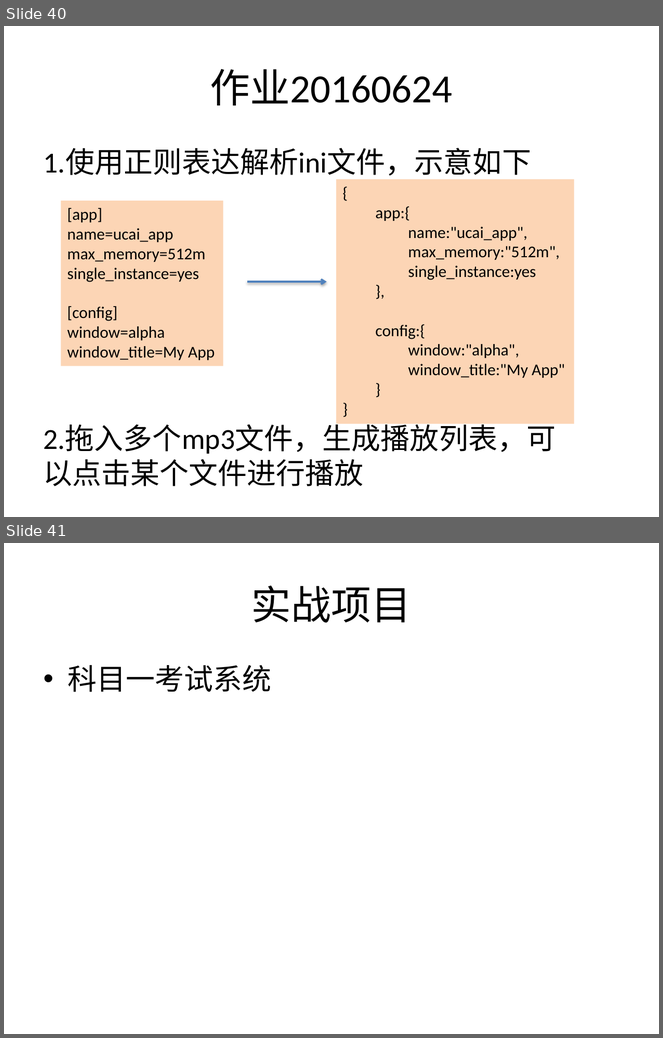
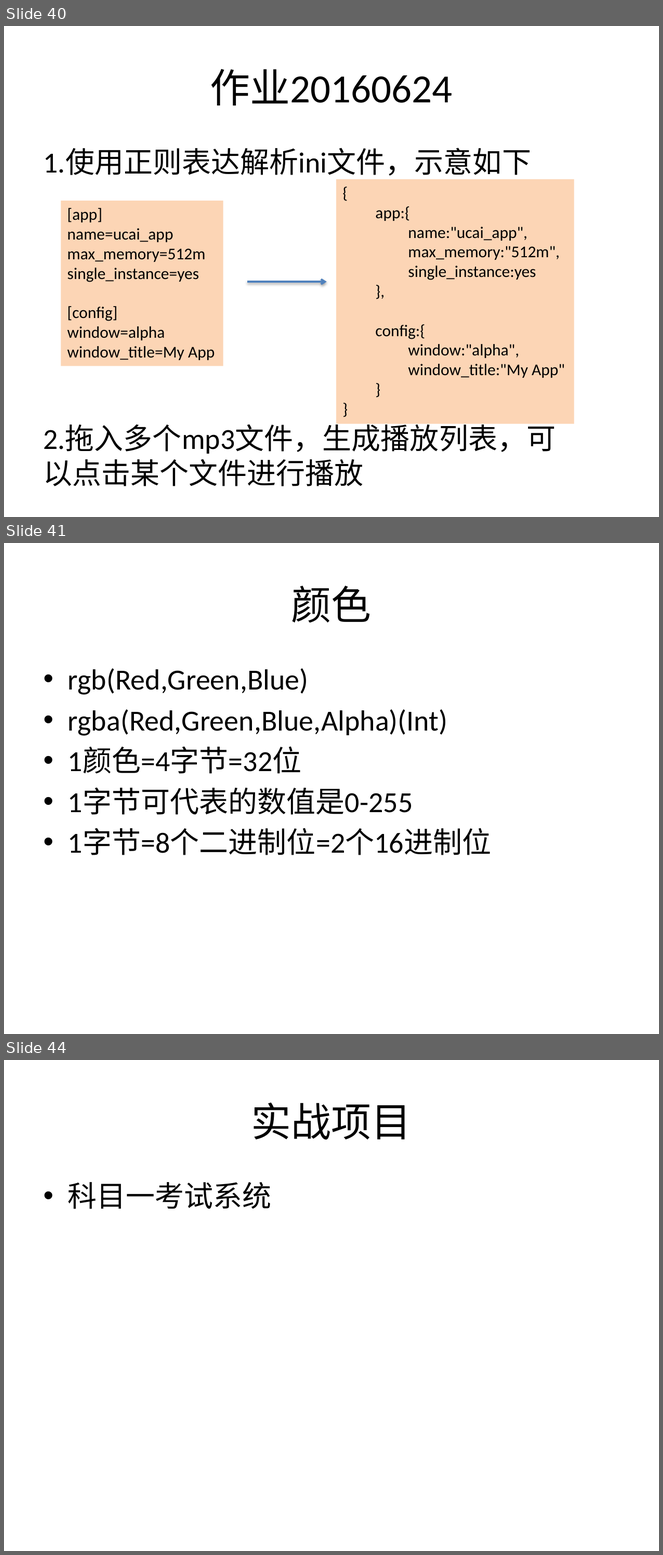
Before and after one commit to plter/HTML5Course20160612, a slide deck: Web前端教学记录.pptx. Shown one above the other, each under a label of ours: slides 40 and 41 before the commit, slides 40, 41 and 44 after it; the slides between them are not shown. The pictures are 663x1038 and 663x1555 pixels, drawn with LibreOffice and Linux fonts; fonts in the diff are those of the drawing. Boxes give left, top, right and bottom in pixels: in the first picture for what was removed or moved away, otherwise in the second. Text is boxed around its words. In the diff, an @@ line names an element or a change of style, - is before the commit and + after.

```diff
--- a/Web前端教学记录.pptx
+++ b/Web前端教学记录.pptx
@@ slide 41 added at (x1=4, y1=543, x2=659, y2=1034), background #FFFFFF @@
@@ title added at (x1=292, y1=586, x2=372, y2=623), 44 pt, text #000000 @@
+颜色
@@ text added at (x1=68, y1=668, x2=492, y2=856), 32 pt, text #000000 @@
+• rgb(Red,Green,Blue)
+• rgba(Red,Green,Blue,Alpha)(Int)
+• 1颜色=4字节=32位
+• 1字节可代表的数值是0-255
+• 1字节=8个二进制位=2个16进制位
@@ what was slide 41 is now slide 44 @@
```
Also in this commit, not shown: 2 other slides added, 11 other files.
